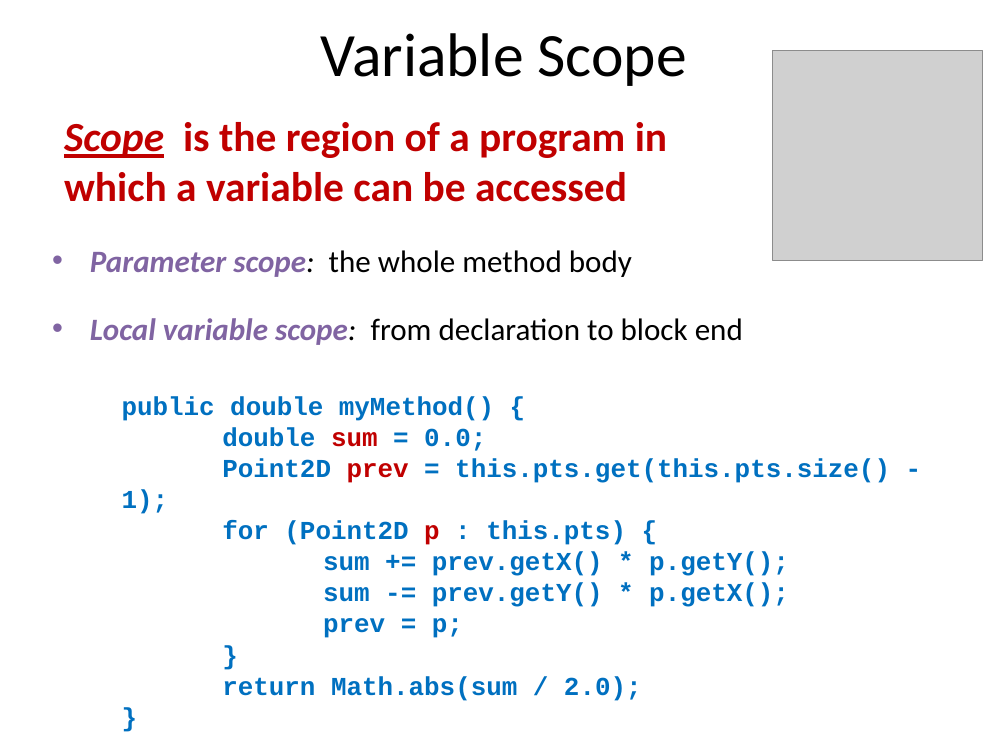
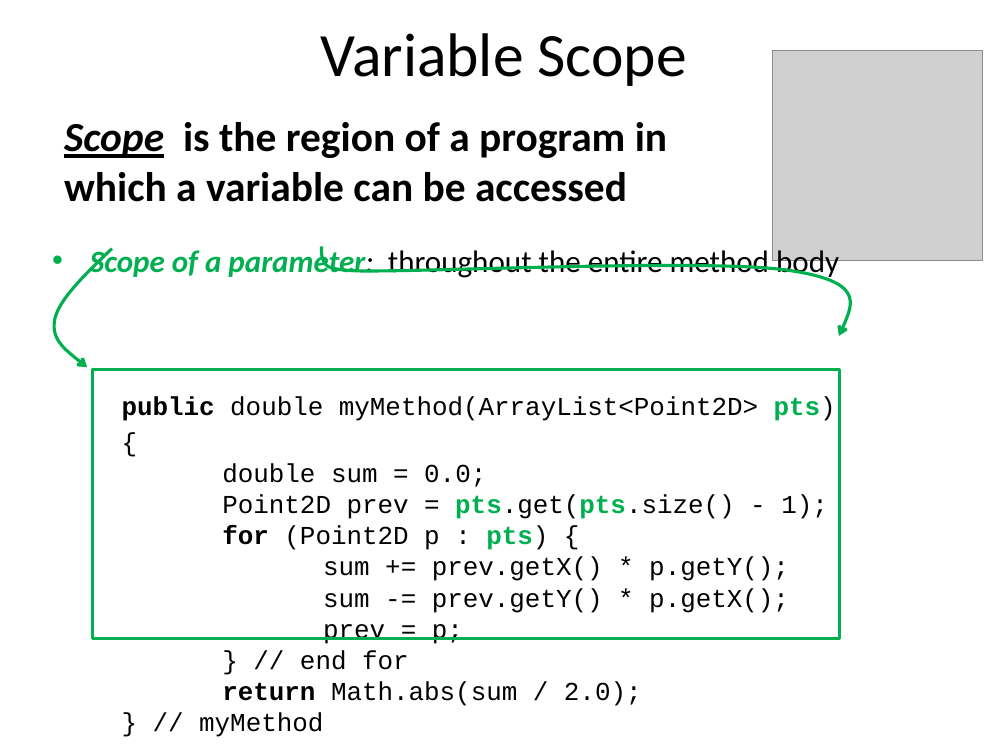
Before and after one commit to RHIT-CSSE/csse220, a slide deck: slide 6 of ClassMaterials/IntroToUnitTesting/Slides/UnitTesting.pptx. Drawn at 1008x756 pixels with LibreOffice and Linux fonts; fonts in the diff are those of the drawing; grey boxes stand for pictures. Boxes give left, top, right and bottom in pixels: in the first picture for what was removed or moved away, otherwise in the second. Text is boxed around its words. In the diff, an @@ line names an element or a change of style, - is before the commit and + after.

Commit message:
update Slides

```diff
--- a/ClassMaterials/IntroToUnitTesting/Slides/UnitTesting.pptx
+++ b/ClassMaterials/IntroToUnitTesting/Slides/UnitTesting.pptx
@@ text at (64,122,667,202): text colour #C00000 to #000000 in "Scope is the region of a program ..." @@
@@ freeform shape added at (54,249,112,368), outline #00B050 2.25 pt @@
@@ text at (90,246,839,737): text changed; text colour #0070C0 to #000000; bold off @@
-• Parameter scope: the whole method body
-• Local variable scope: from declaration to block end
-    public double myMethod() {
-    double sum = 0.0;
-    Point2D prev = this.pts.get(this.pts.size() - 1);
-    for (Point2D p : this.pts) {
-    sum += prev.getX() * p.getY();
-    sum -= prev.getY() * p.getX();
-    prev = p;
-    }
-    return Math.abs(sum / 2.0);
-    }
+• Scope of a parameter: throughout the entire method body
+    public double myMethod(ArrayList<Point2D> pts)
+    {
+    double sum = 0.0;
+    Point2D prev = pts.get(pts.size() - 1);
+    for (Point2D p : pts) {
+    sum += prev.getX() * p.getY();
+    sum -= prev.getY() * p.getX();
+    prev = p;
+    } // end for
+    return Math.abs(sum / 2.0);
+    } // myMethod
@@ freeform shape added at (322,246,849,336), outline #00B050 2.25 pt @@
@@ rectangle added at (93,370,841,639), outline #00B050 2.25 pt @@
```
Also in this commit, not shown: 4 other slides changed, 3 slides added.
